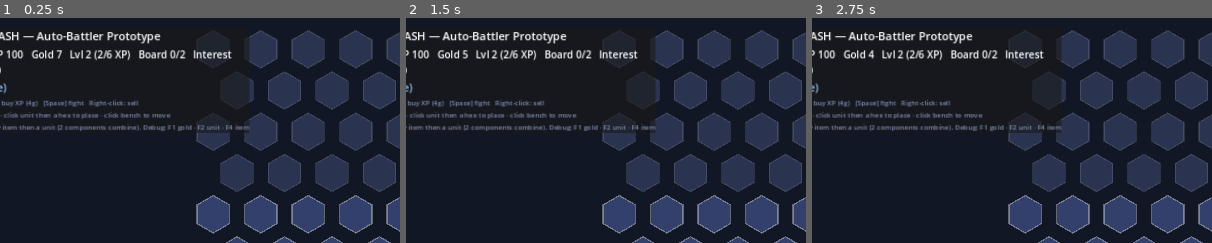
Above: before the commit, frames 1-3 (left to right).
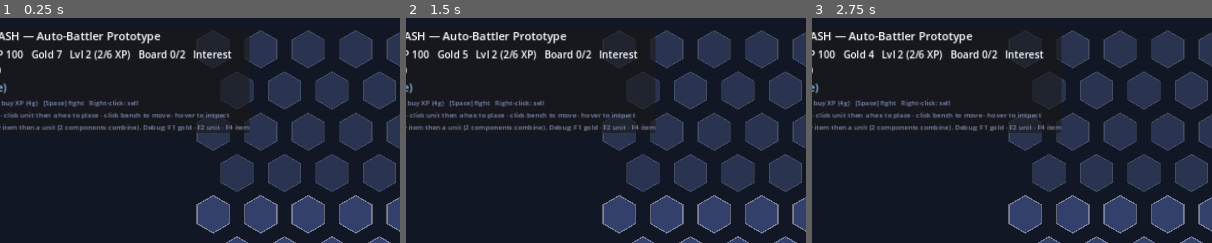
Above: after the commit, the same moments.

Repository: jeremygubler/testing
Game: Godot game, scene res://src/presentation/Main.tscn
Two runs of this game, one before a commit and one after it. Both use one fixed random seed, a clock stepped at 60 frames per second and the inputs below.
Inputs:
- Up to frame 1 (0.25 s): no input
- Up to frame 2 (1.5 s): click "Vesper 1g [Umbral/Assassin]" at 0.5 s; click "Tik 1g [Clockwork/Skirmisher]" at 1.25 s
- Up to frame 3 (2.75 s): click "Cirrus 1g [Stormwing/Ranger]" at 2 s
The pictures show only the part of the screen within x 8-58%, y 0-50%; the shares and areas given below are measured in that part.

The runs differ from the first frame. In frame 1, 0.2% of the frame differs, in the area x 43-58%, y 41-45%; in frame 2, 0.2%; in frame 3, 0.2%.

Commit message:
Add hover inspector: unit and item detail panel
Hovering a board/bench unit shows its stats, ultimate, traits, and equipped
items; hovering a tray item shows its stat bundle and (for components) what it
builds into. Presentation-only, drawn in immediate mode from existing data; no
simulation changes. Panel positioned to clear the right-side control buttons.

Co-Authored-By: Claude Opus 4.8 <noreply@anthropic.com>
Claude-Session: https://claude.ai/code/session_01FR5ooowFZsBNDc1N3Bao3V

Diff:
--- a/autobattler/src/presentation/Main.gd
+++ b/autobattler/src/presentation/Main.gd
@@ -48,6 +48,10 @@
 const TRAY_W := 210.0
 const TRAY_ROW := 26.0
 var _sel_item_idx: int = -1   # index into game.item_inventory, or -1
+
+# Hover inspector: whatever the cursor is over (a unit, or a tray item).
+var _inspect_unit: GameUnit = null
+var _inspect_item_id: String = ""
 
 
 func _ready() -> void:
@@ -105,6 +109,10 @@
 				if comp != null:
 					game.grant_item(comp.id)
 				return
+
+	# Update the hover inspector (what the cursor is over).
+	if event is InputEventMouseMotion:
+		_update_inspection(get_global_mouse_position())
 
 	# Compute the placement hex under the mouse and hand the raw event to the
 	# platform input service, which translates it into semantic signals.
@@ -358,6 +366,26 @@
 	return null
 
 
+func _update_inspection(p: Vector2) -> void:
+	var prev_u := _inspect_unit
+	var prev_i := _inspect_item_id
+	_inspect_unit = null
+	_inspect_item_id = ""
+	var tidx := _pixel_to_tray_index(p)
+	if tidx >= 0 and tidx < game.item_inventory.size():
+		_inspect_item_id = game.item_inventory[tidx]
+	else:
+		var bidx := _pixel_to_bench_index(p)
+		if bidx >= 0:
+			_inspect_unit = _bench_unit_at(bidx)
+		else:
+			var hex := _pixel_to_placement_hex(p)
+			if hex.x >= 0:
+				_inspect_unit = _unit_at_board(hex)
+	if _inspect_unit != prev_u or _inspect_item_id != prev_i:
+		queue_redraw()
+
+
 # --- Rendering ---------------------------------------------------------------
 
 func _draw() -> void:
@@ -370,6 +398,7 @@
 	_draw_attack_fx()
 	if not (_playing or game.phase == GameState.Phase.COMBAT):
 		_draw_item_tray()
+		_draw_inspector()
 	if _result_overlay != "":
 		_draw_center_banner(_result_overlay)
 
@@ -503,6 +532,105 @@
 	draw_string(font, pos, text, HORIZONTAL_ALIGNMENT_LEFT, -1, size, Color("#ffe066"))
 
 
+# --- Hover inspector ---------------------------------------------------------
+
+func _draw_inspector() -> void:
+	var lines: Array = []
+	if _inspect_unit != null:
+		lines = _unit_inspect_lines(_inspect_unit)
+	elif _inspect_item_id != "":
+		lines = _item_inspect_lines(_inspect_item_id)
+	if lines.is_empty():
+		return
+	var font := ThemeDB.fallback_font
+	var origin := Vector2(1008, 300)
+	var pad := 10.0
+	var line_h := 20.0
+	var box_w := 264.0
+	var box_h := pad * 2 + line_h * lines.size()
+	draw_rect(Rect2(origin, Vector2(box_w, box_h)), Color(0.05, 0.07, 0.12, 0.92))
+	draw_rect(Rect2(origin, Vector2(box_w, box_h)), Color(1, 1, 1, 0.15), false, 1.5)
+	for i in lines.size():
+		var entry: Dictionary = lines[i]
+		var pos := origin + Vector2(pad, pad + line_h * (i + 0.75))
+		draw_string(font, pos, entry.get("text", ""), HORIZONTAL_ALIGNMENT_LEFT, box_w - pad * 2,
+			int(entry.get("size", 13)), entry.get("color", Color.WHITE))
+
+
+func _line(text: String, color := Color.WHITE, size := 13) -> Dictionary:
+	return {"text": text, "color": color, "size": size}
+
+
+func _unit_inspect_lines(u: GameUnit) -> Array:
+	var h := u.hero
+	var out: Array = []
+	out.append(_line("%s   %s   %dg" % [h.name, _stars(u.star), h.cost], Color("#ffe066"), 15))
+	out.append(_line("HP %d    AD %d    AS %.2f    Rng %d" % [
+		int(u.max_hp()), int(u.attack_damage()), h.attack_speed, h.attack_range], Color("#c9d1d9")))
+	out.append(_line("Armor %d    MR %d    Mana %d/%d" % [
+		int(h.armor), int(h.magic_resist), int(h.mana_start), int(h.mana_max)], Color("#c9d1d9")))
+	out.append(_line("Ult: %s" % h.ability_name, Color("#9fd0ff")))
+	out.append(_line(h.ability_description, Color("#7f8bb0"), 11))
+	var trait_names: Array[String] = []
+	for t in h.perks:
+		var perk: PerkDef = GameDatabase.get_perk(t)
+		trait_names.append(perk.name if perk != null else t)
+	out.append(_line("Traits: " + ", ".join(trait_names), Color("#9fd0ff")))
+	var item_names: Array[String] = []
+	for item_id in u.items:
+		var it: ItemDef = GameDatabase.get_item(item_id)
+		item_names.append(it.name if it != null else item_id)
+	out.append(_line("Items: " + ("-" if item_names.is_empty() else ", ".join(item_names)),
+		Color("#ffd24a")))
+	return out
+
+
+func _item_inspect_lines(item_id: String) -> Array:
+	var it: ItemDef = GameDatabase.get_item(item_id)
+	if it == null:
+		return []
+	var out: Array = []
+	out.append(_line("%s   [%s]" % [it.name, it.kind], Color("#ffe066"), 15))
+	out.append(_line("Stats: " + _format_stats(it.stats), Color("#c9d1d9")))
+	if it.is_component():
+		var builds: Array[String] = []
+		for other in GameDatabase.all_items():
+			if other.kind == "completed" and other.recipe.has(it.id):
+				builds.append(other.name)
+		if not builds.is_empty():
+			out.append(_line("Builds: " + ", ".join(builds), Color("#7f8bb0"), 11))
+	return out
+
+
+func _format_stats(stats: Dictionary) -> String:
+	var parts: Array[String] = []
+	for k in stats.keys():
+		parts.append(_stat_label(String(k), float(stats[k])))
+	return ", ".join(parts)
+
+
+const _STAT_LABELS := {
+	"hp": "HP", "ad": "AD", "ability_power": "AP", "as_pct": "Atk Spd",
+	"armor": "Armor", "mr": "MR", "mana_start": "Mana", "crit": "Crit",
+	"omnivamp": "Omnivamp",
+}
+const _PCT_STATS := ["as_pct", "crit", "omnivamp"]
+
+
+func _stat_label(key: String, value: float) -> String:
+	var label: String = _STAT_LABELS.get(key, key)
+	if key in _PCT_STATS:
+		return "%s +%d%%" % [label, int(round(value * 100.0))]
+	return "%s +%d" % [label, int(value)]
+
+
+func _stars(n: int) -> String:
+	var s := ""
+	for i in n:
+		s += "★"
+	return s
+
+
 # --- HUD ---------------------------------------------------------------------
 
 func _build_hud() -> void:
@@ -531,7 +659,7 @@
 	vb.add_child(_lbl_traits)
 
 	var help := Label.new()
-	help.text = "[D] reroll (2g)   [F] buy XP (4g)   [Space] fight   Right-click: sell\nClick shop to buy · click unit then a hex to place · click bench to move\nItems: click a tray item then a unit (2 components combine). Debug: F1 gold · F2 unit · F4 item"
+	help.text = "[D] reroll (2g)   [F] buy XP (4g)   [Space] fight   Right-click: sell\nClick shop to buy · click unit then a hex to place · click bench to move · hover to inspect\nItems: click a tray item then a unit (2 components combine). Debug: F1 gold · F2 unit · F4 item"
 	help.add_theme_color_override("font_color", Color("#7f8bb0"))
 	help.add_theme_font_size_override("font_size", 11)
 	vb.add_child(help)
